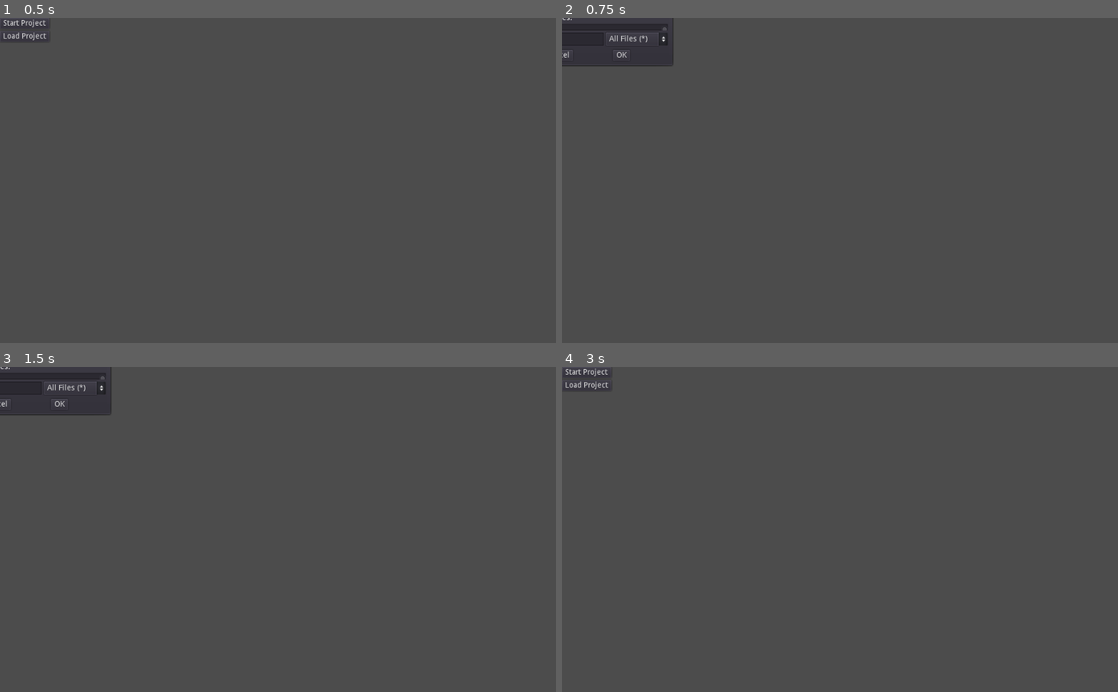
Above: before the commit, frames 1-4 (two rows, left to right).
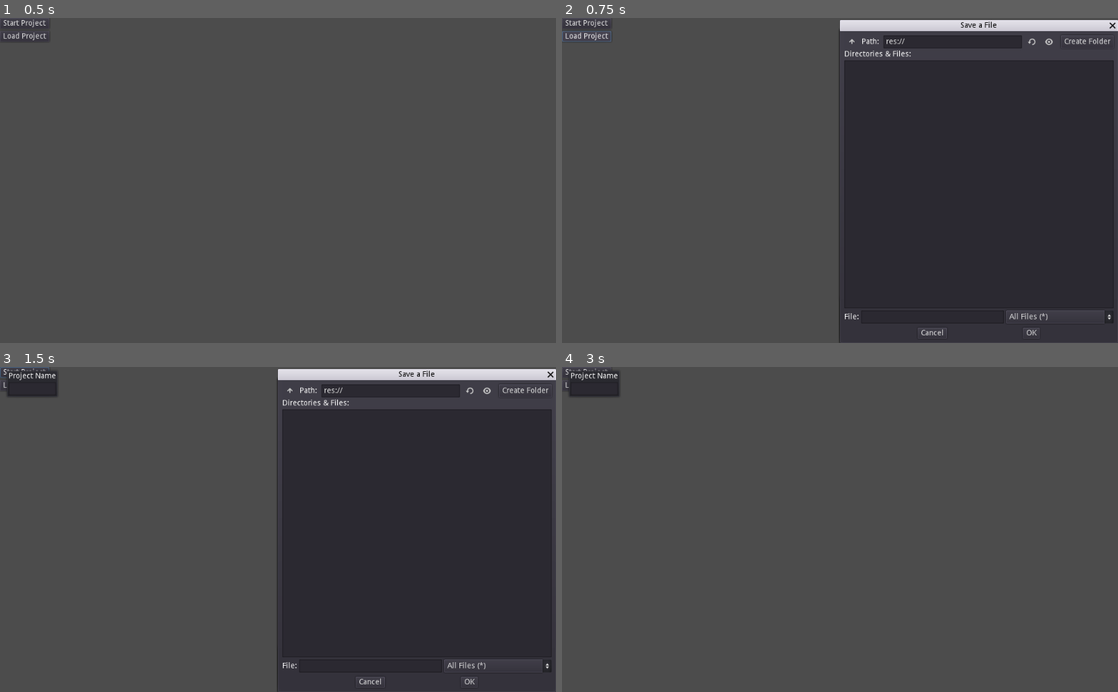
Above: after the commit, the same moments.

Repository: deantony/Reinhardt
Game: Godot game, scene res://Scenes/Home.tscn
Same seed, same stepped clock (60 frames per second), same inputs: the game is played once before the commit and once after it. Before the commit the project has no main scene; this scene is started directly in both runs.
Inputs:
- Up to frame 1 (0.5 s): no input
- Up to frame 2 (0.75 s): click "Load Project" at 0.5 s
- Up to frame 3 (1.5 s): click "Start Project" at 1.25 s
- Up to frame 4 (3 s): click "Start Project" at 2 s; click "OK" at 2.75 s

Frame 1 is identical in both runs. In frame 2, 46% of the frame differs, in the area x 0-100%, y 0-100%; in frame 3, 46%; in frame 4, 0.4%.

Commit message:
Fixed "Load Project" Screen

Diff:
--- a/ReinhardtProject/Scenes/Home.tscn
+++ b/ReinhardtProject/Scenes/Home.tscn
@@ -30,11 +30,22 @@
 margin_right = 78.0
 margin_bottom = 38.0
 
-[node name="ProjectName" type="LineEdit" parent="CenterContainer/StartProjectPop"]
-margin_left = 4.0
-margin_top = 4.0
-margin_right = 62.0
-margin_bottom = 28.0
+[node name="GridContainer" type="GridContainer" parent="CenterContainer/StartProjectPop"]
+margin_left = -12.0
+margin_top = -6.0
+margin_right = 28.0
+margin_bottom = 34.0
+
+[node name="Label" type="Label" parent="CenterContainer/StartProjectPop/GridContainer"]
+margin_right = 40.0
+margin_bottom = 14.0
+text = "Project Name"
+
+[node name="ProjectName" type="LineEdit" parent="CenterContainer/StartProjectPop/GridContainer"]
+margin_left = 16.0
+margin_top = 10.0
+margin_right = 74.0
+margin_bottom = 34.0
 
 [node name="LoadProjectPop" type="FileDialog" parent="CenterContainer"]
 margin_left = -112.0
@@ -44,4 +55,4 @@
 
 [connection signal="button_down" from="CenterContainer/GridContainer/StartProject" to="." method="_on_StartProject_button_down"]
 [connection signal="button_down" from="CenterContainer/GridContainer/LoadProject" to="." method="_on_LoadProject_button_down"]
-[connection signal="text_entered" from="CenterContainer/StartProjectPop/ProjectName" to="." method="_on_ProjectName_text_entered"]
+[connection signal="text_entered" from="CenterContainer/StartProjectPop/GridContainer/ProjectName" to="." method="_on_ProjectName_text_entered"]
--- a/ReinhardtProject/Scripts/Home.gd
+++ b/ReinhardtProject/Scripts/Home.gd
@@ -9,6 +9,8 @@
 	$CenterContainer/StartProjectPop.visible = true
 func _on_LoadProject_button_down():
 	$CenterContainer/LoadProjectPop.visible = true
+	$CenterContainer/LoadProjectPop.rect_position = Vector2(gui.get_screen_width() / 2, gui.get_screen_start_pos().y)
+	$CenterContainer/LoadProjectPop.rect_size = gui.two_grid_size()
 func _on_ProjectName_text_entered(new_text):
 	var temp_str = "django-admin startproject {project_name}"
 	var fin_str = temp_str.format({"project_name": new_text})
--- a/ReinhardtProject/project.godot
+++ b/ReinhardtProject/project.godot
@@ -11,6 +11,8 @@
 [application]
 
 config/name="Reinhardt"
+run/main_scene="res://Scenes/Home.tscn"
+boot_splash/show_image=false
 config/icon="res://icon.png"
 
 [gui]
Binary file added: ReinhardtProject/Scripts/100_1461.jpg
Not shown, added: ReinhardtProject/Scripts/100_1461.jpg.import
